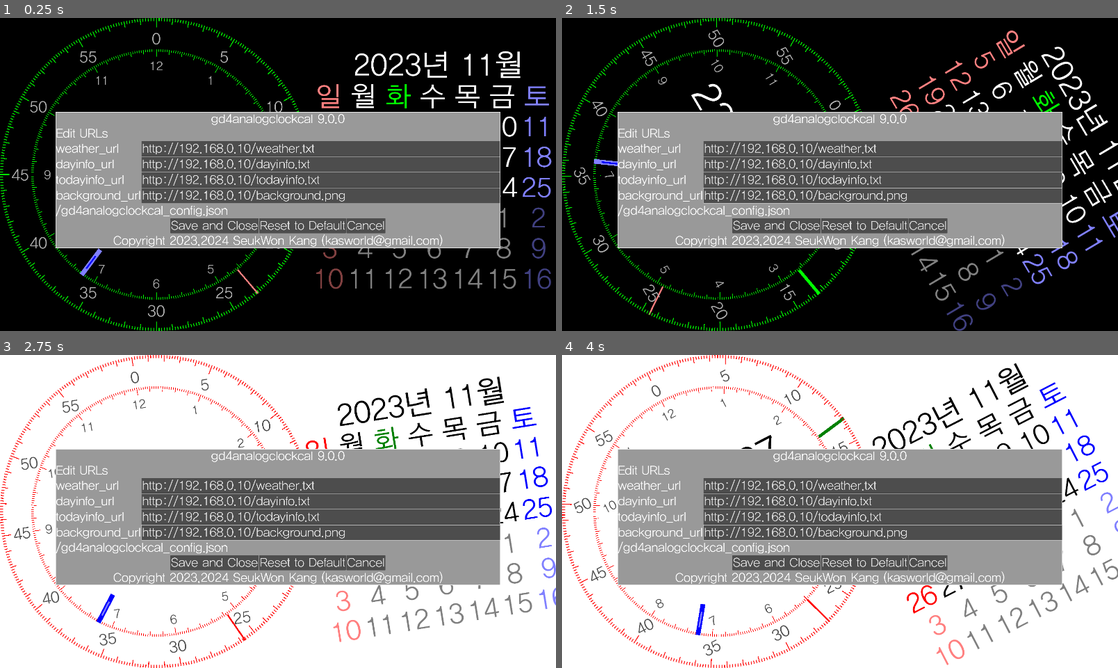
Above: before the commit, frames 1-4 (two rows, left to right).
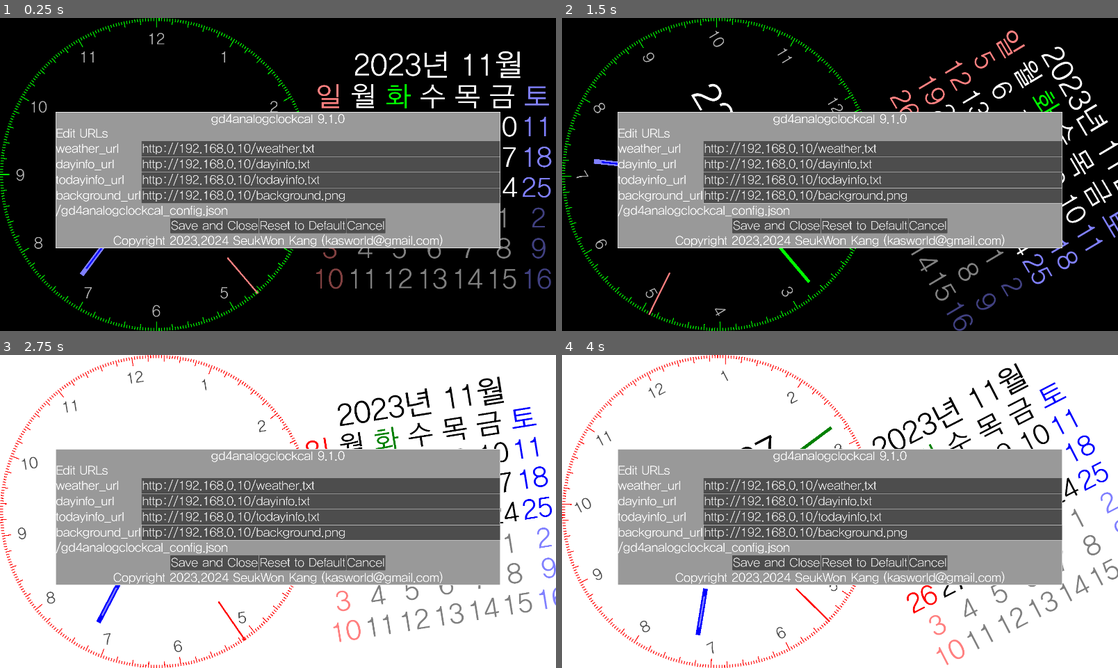
Above: after the commit, the same moments.

Repository: kasworld/gd4analogclockcal
Game: Godot game, scene res://main.tscn
Two runs of this game, one before a commit and one after it. Both use one fixed random seed, a clock stepped at 60 frames per second and the inputs below.
Inputs (mouse positions are in pixels of both pictures, inside the frame that each line leads up to):
- Up to frame 1 (0.25 s): no input
- Up to frame 2 (1.5 s): tap Enter at 0.5, 0.6, 1.35 s; move the mouse to (962, 158) at 0.52 s; click (962, 158) at 0.67 s; move the mouse to (728, 190) at 1.27 s; click (728, 190) at 1.42 s
- Up to frame 3 (2.75 s): move the mouse to (333, 442) at 2.02 s; tap Enter at 2.1 s; click (333, 442) at 2.17 s
- Up to frame 4 (4 s): move the mouse to (812, 574) at 2.77 s; tap Enter at 2.85, 3.6 s; click (812, 574) at 2.92 s; move the mouse to (1006, 558) at 3.52 s; click (1006, 558) at 3.67 s

The runs differ from the first frame. In frame 1, 1.1% of the frame differs, in the area x 2-61%, y 4-96%; in frame 2, 1.3%; in frame 3, 1.2%; in frame 4, 1.3%.
Error in both runs: Attempt to call function 'store_line' in base 'null instance' on a null instance. (res://global/config.gd:13)

Commit message:
simplify

Diff:
--- a/analog_clock/analog_clock.gd
+++ b/analog_clock/analog_clock.gd
@@ -4,14 +4,13 @@
 
 # Called when the node enters the scene tree for the first time.
 func init(config :Dictionary, r :float, tz_s :float) -> void:
-	$AnalogDialHour.init(r*0.8)
-	$AnalogDialMinute.init(r, AnalogDial.DrawNumMode.Minute)
+	$AnalogDialHour.init(r)
 	var hands_param = {
 		# from, to , width : ratio of clock_R
-		hour1 = [0.6,0.8,0.03],
-		hour2 = [0.65,0.75,0.01],
-		minute = [0.8,1.0,0.02],
-		second = [0.8,1.0,0.01],
+		hour1 = [0.5,0.8,0.03],
+		hour2 = [0.55,0.75,0.01],
+		minute = [0.6,0.9,0.02],
+		second = [0.7,1.0,0.01],
 	}
 	$AnalogHands.init(r,tz_s, hands_param, false)
 
@@ -39,7 +38,6 @@
 
 func update_color()->void:
 	$AnalogDialHour.update_color()
-	$AnalogDialMinute.update_color()
 	$AnalogHands.update_color()
 	$LabelTime.label_settings.font_color = Global2d.colors.timelabel
 	$LabelInfo.label_settings.font_color = Global2d.colors.infolabel
--- a/analog_clock/analog_clock.tscn
+++ b/analog_clock/analog_clock.tscn
@@ -32,5 +32,3 @@
 vertical_alignment = 1
 
 [node name="AnalogHands" parent="." instance=ExtResource("3_5uly1")]
-
-[node name="AnalogDialMinute" parent="." instance=ExtResource("2_qof2o")]
--- a/main.gd
+++ b/main.gd
@@ -12,7 +12,7 @@
 	"background_url",
 	]
 var config = {
-	"version" : "gd4analogclockcal 9.0.0",
+	"version" : "gd4analogclockcal 9.1.0",
 	"weather_url" : "http://192.168.0.10/weather.txt",
 	"dayinfo_url" : "http://192.168.0.10/dayinfo.txt",
 	"todayinfo_url" : "http://192.168.0.10/todayinfo.txt",
